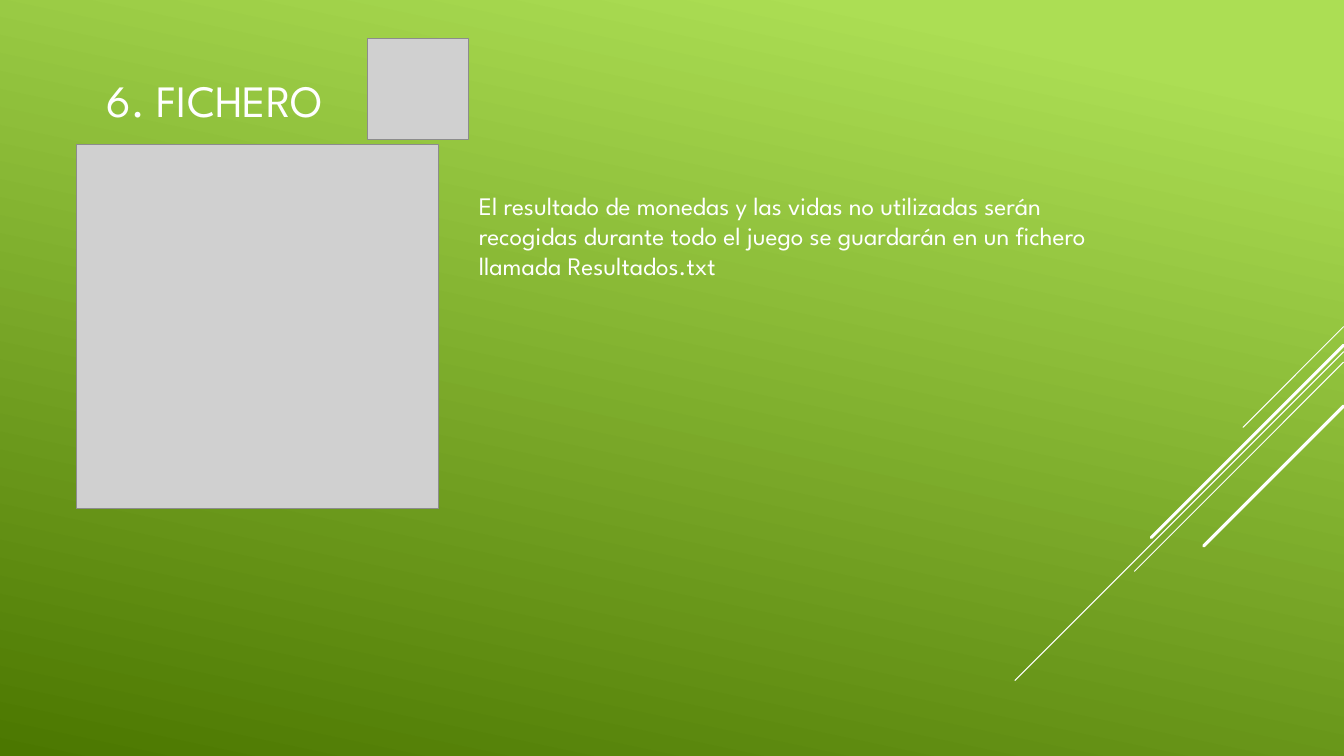
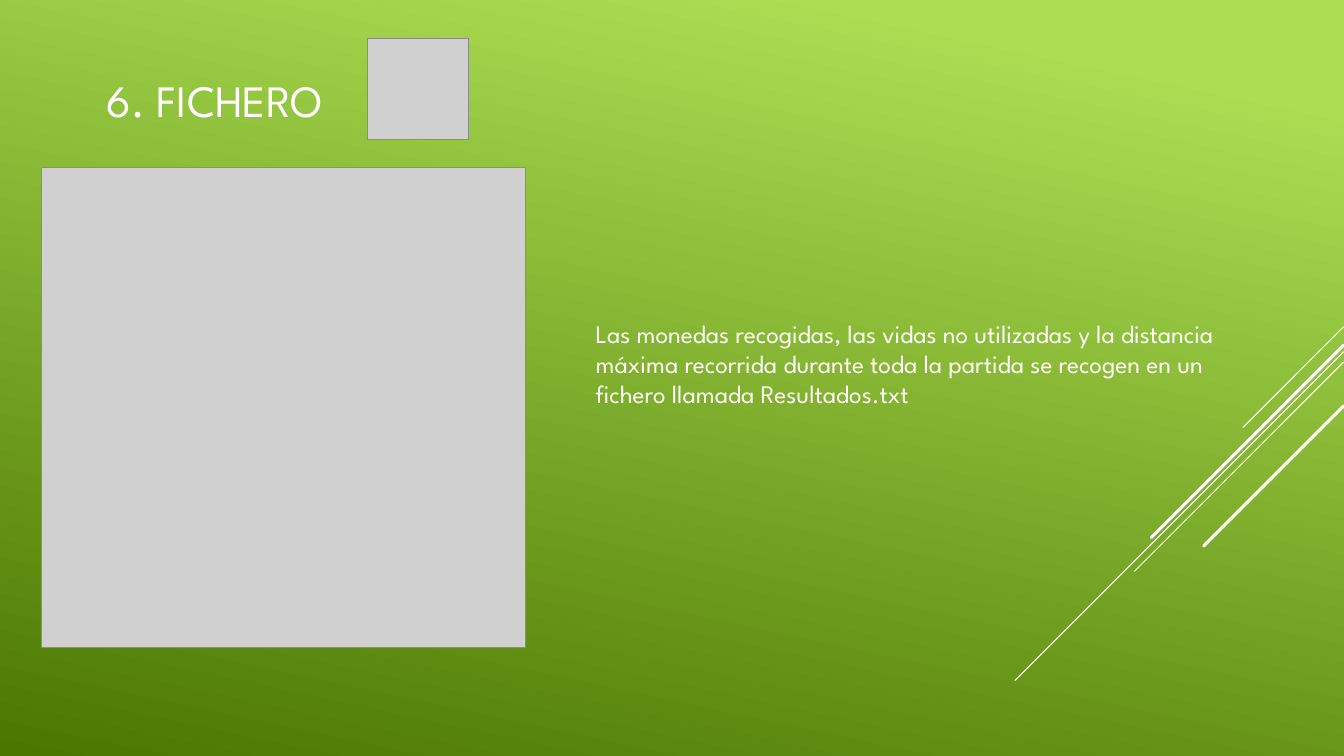
Before and after one commit to aigora/twA109_1920-camara-termica, a slide deck: slide 8 of CROSS the road.pptx. Drawn at 1344x756 pixels with LibreOffice and Linux fonts; fonts in the diff are those of the drawing; grey boxes stand for pictures. Boxes give left, top, right and bottom in pixels: in the first picture for what was removed or moved away, otherwise in the second. Text is boxed around its words. In the diff, an @@ line names an element or a change of style, - is before the commit and + after.

```diff
--- a/CROSS the road.pptx
+++ b/CROSS the road.pptx
@@ picture: place and size @@
-picture at (77,144,439,508)
+picture at (41,167,525,648)
@@ text at (596,325,1213,404): text changed @@
-El resultado de monedas y las vidas no utilizadas serán recogidas durante todo el juego se guardarán en un fichero llamada Resultados.txt
+Las monedas recogidas, las vidas no utilizadas y la distancia máxima recorrida durante toda la partida se recogen en un fichero llamada Resultados.txt
```
Also in this commit, not shown: 4 other slides changed.
